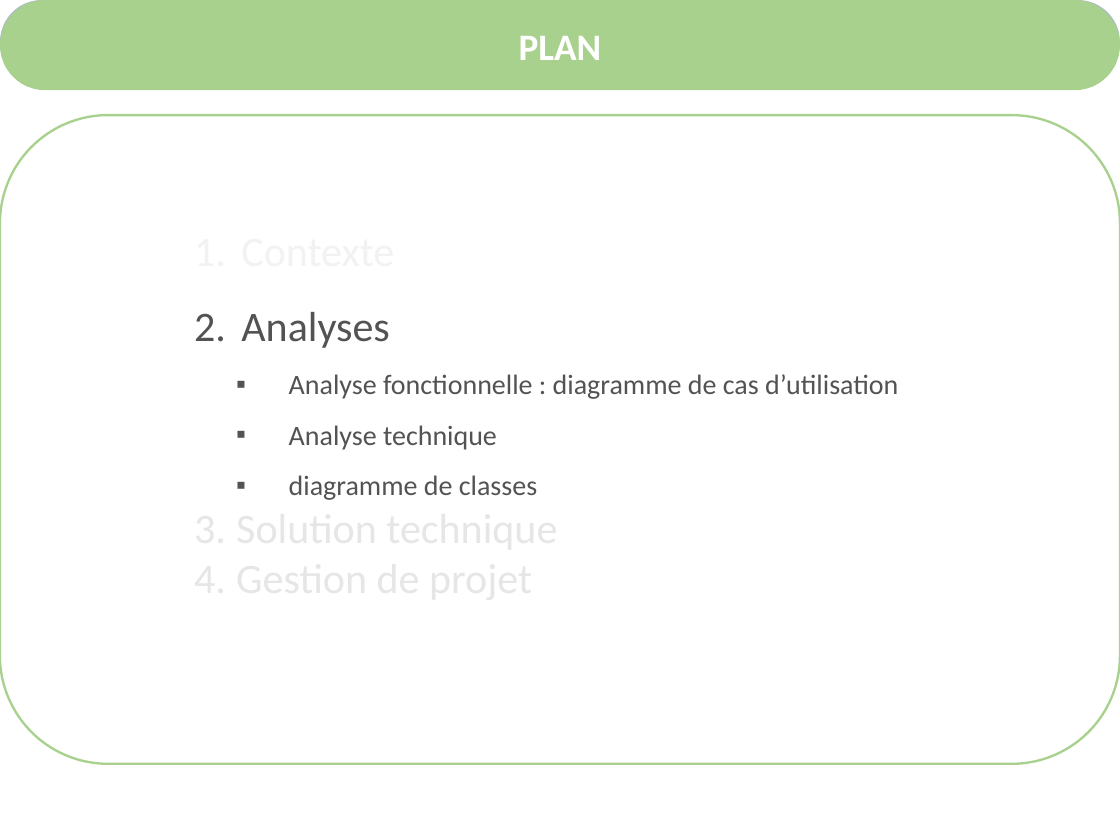
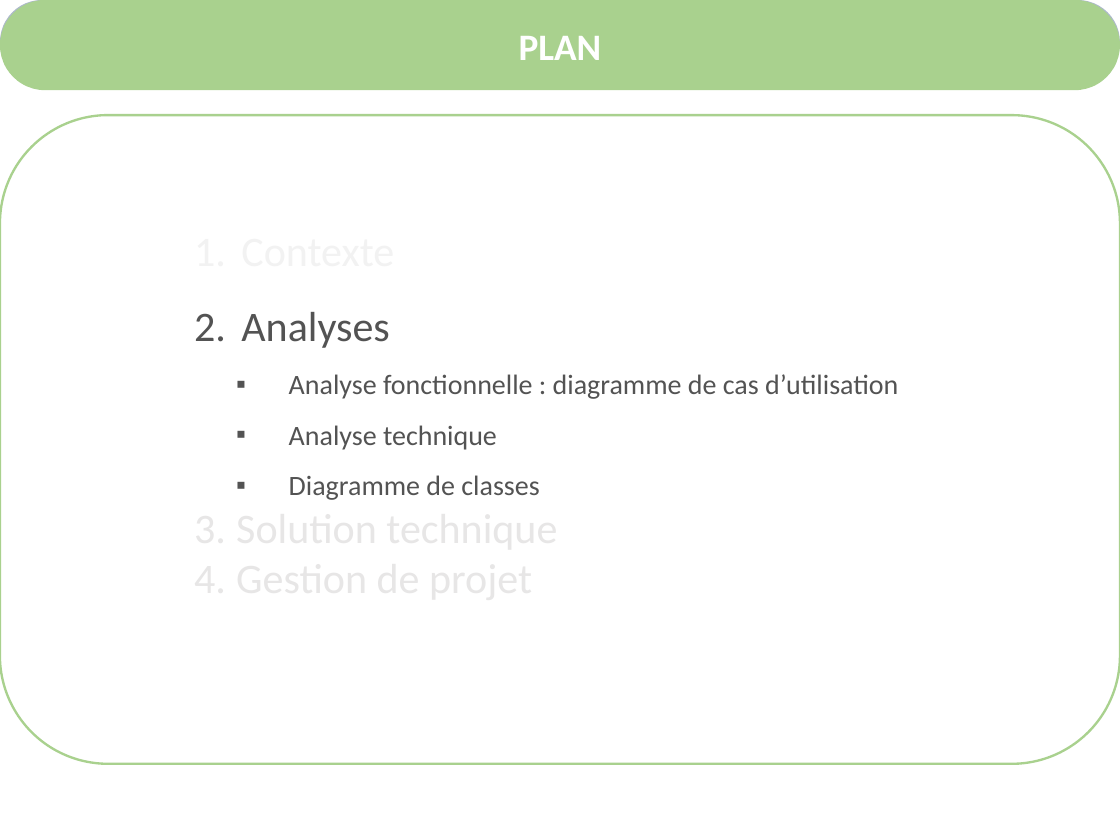
Before and after one commit to alkra/benchOKR, a slide deck: slide 5 of doc/presentationCopil/presentationVersion22Mars.pptx. Drawn at 1120x840 pixels with LibreOffice and Linux fonts; fonts in the diff are those of the drawing; background and template pictures are left out. Boxes give left, top, right and bottom in pixels: in the first picture for what was removed or moved away, otherwise in the second. Text is boxed around its words. In the diff, an @@ line names an element or a change of style, - is before the commit and + after.

Commit message:
Presentation + images 1 Modification de la presentation alors que j'ecrivais le precedent commit ; elle y est listee. Ajout de l'image utilisee pour le R-tree (Wikipedia, page du R-Tree) et du logo de l'ENSG en .png

```diff
--- a/doc/presentationCopil/presentationVersion22Mars.pptx
+++ b/doc/presentationCopil/presentationVersion22Mars.pptx
@@ text at <box>289,475,539,500</box>: text changed @@
-    ▪ diagramme de classes
+    ▪ Diagramme de classes
```
Also in this commit, not shown: 2 other files.
